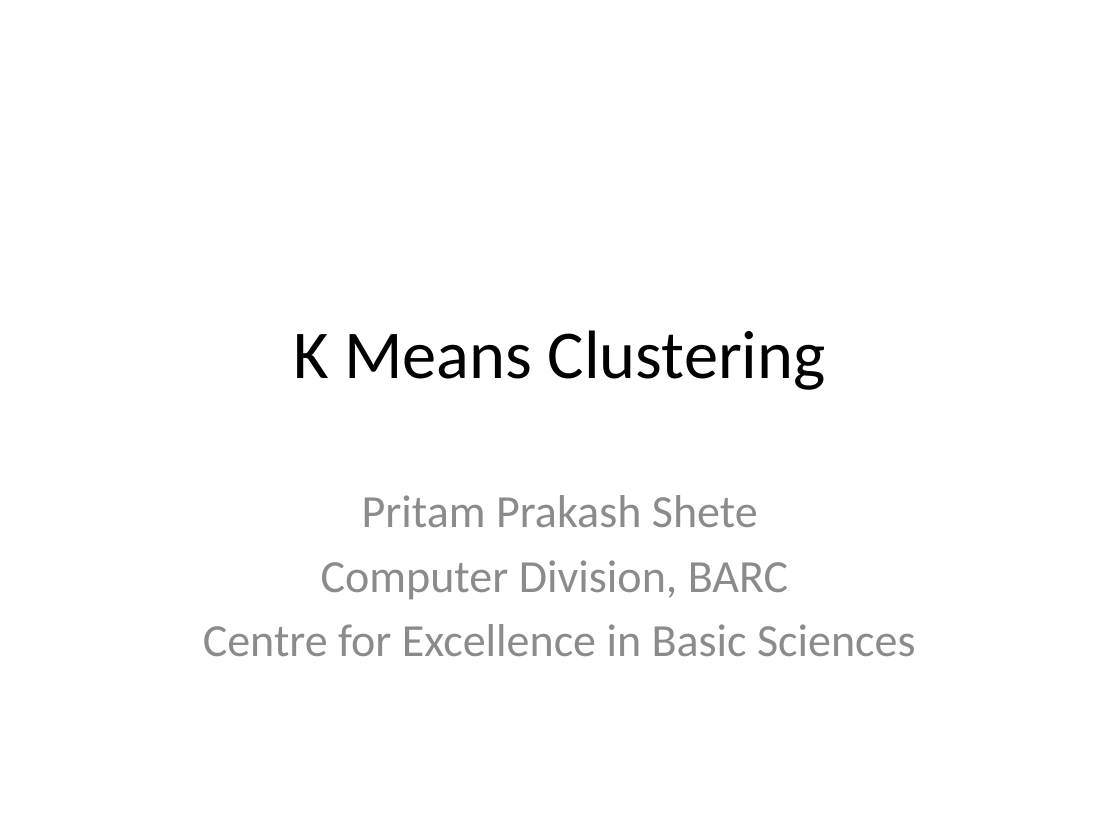
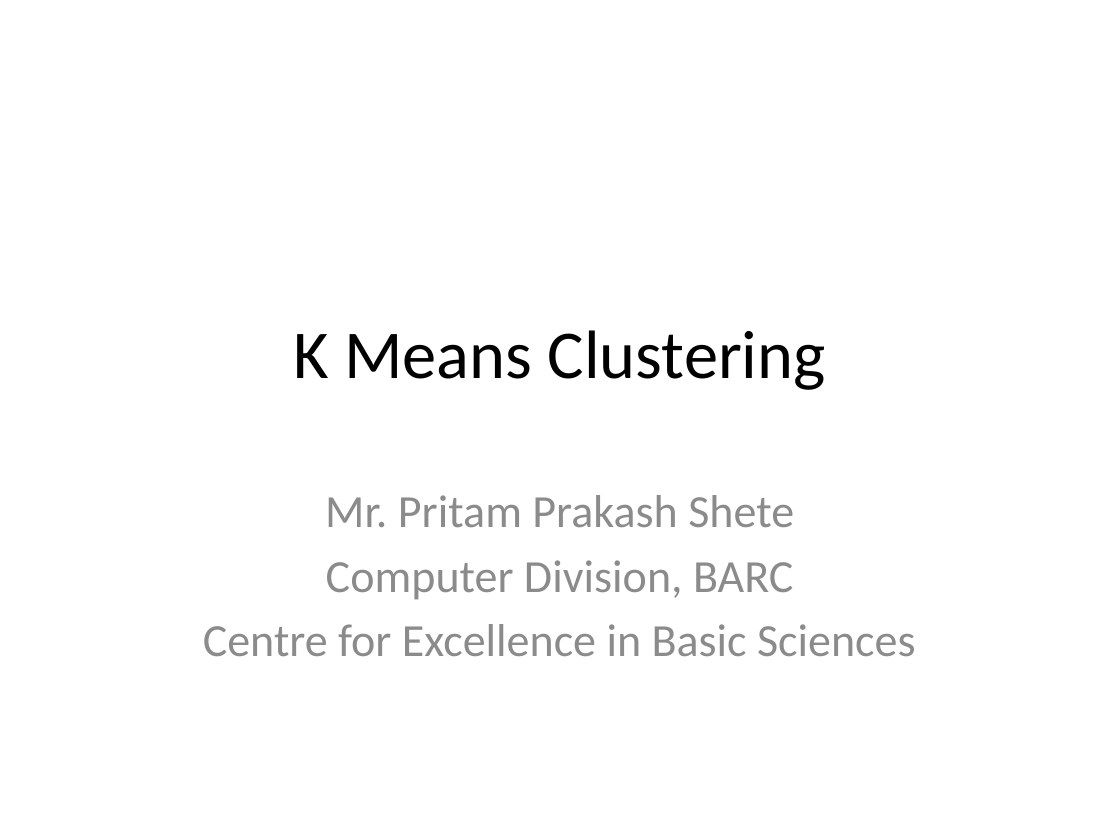
Before and after one commit to look4pritam/ArtificialIntelligence, a slide deck: slide 1 of MachineLearning/K-MeansClustering/K-MeansClustering.pptx. Drawn at 1120x840 pixels with LibreOffice and Linux fonts; fonts in the diff are those of the drawing. Boxes give left, top, right and bottom in pixels: in the first picture for what was removed or moved away, otherwise in the second. Text is boxed around its words. In the diff, an @@ line names an element or a change of style, - is before the commit and + after.

```diff
--- a/MachineLearning/K-MeansClustering/K-MeansClustering.pptx
+++ b/MachineLearning/K-MeansClustering/K-MeansClustering.pptx
@@ subtitle at box(325, 495, 794, 527): text changed @@
-Pritam Prakash Shete
+Mr. Pritam Prakash Shete
```
Also in this commit, not shown: 4 other slides changed, 2 slides added, 1 other file.
